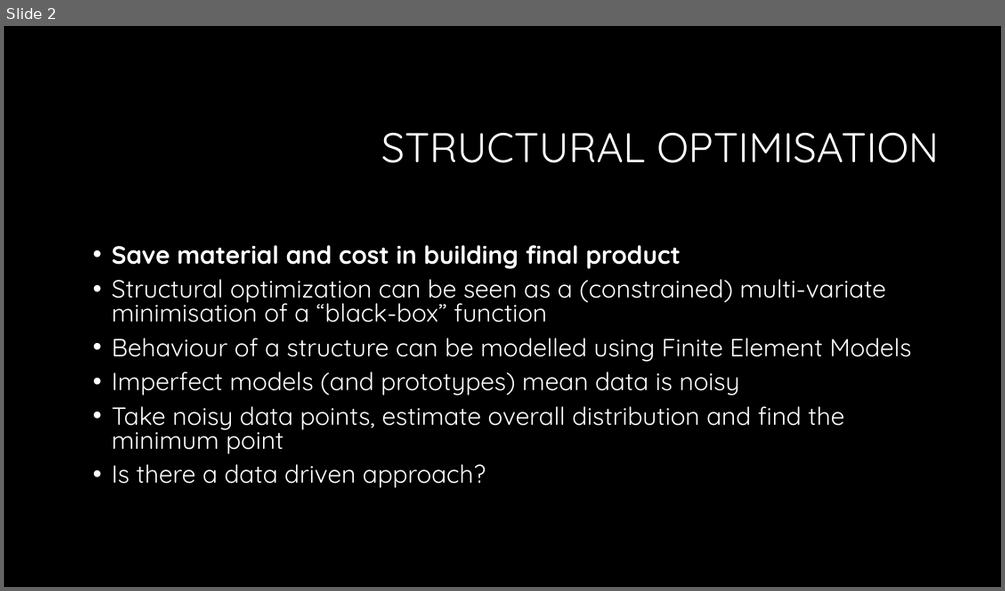
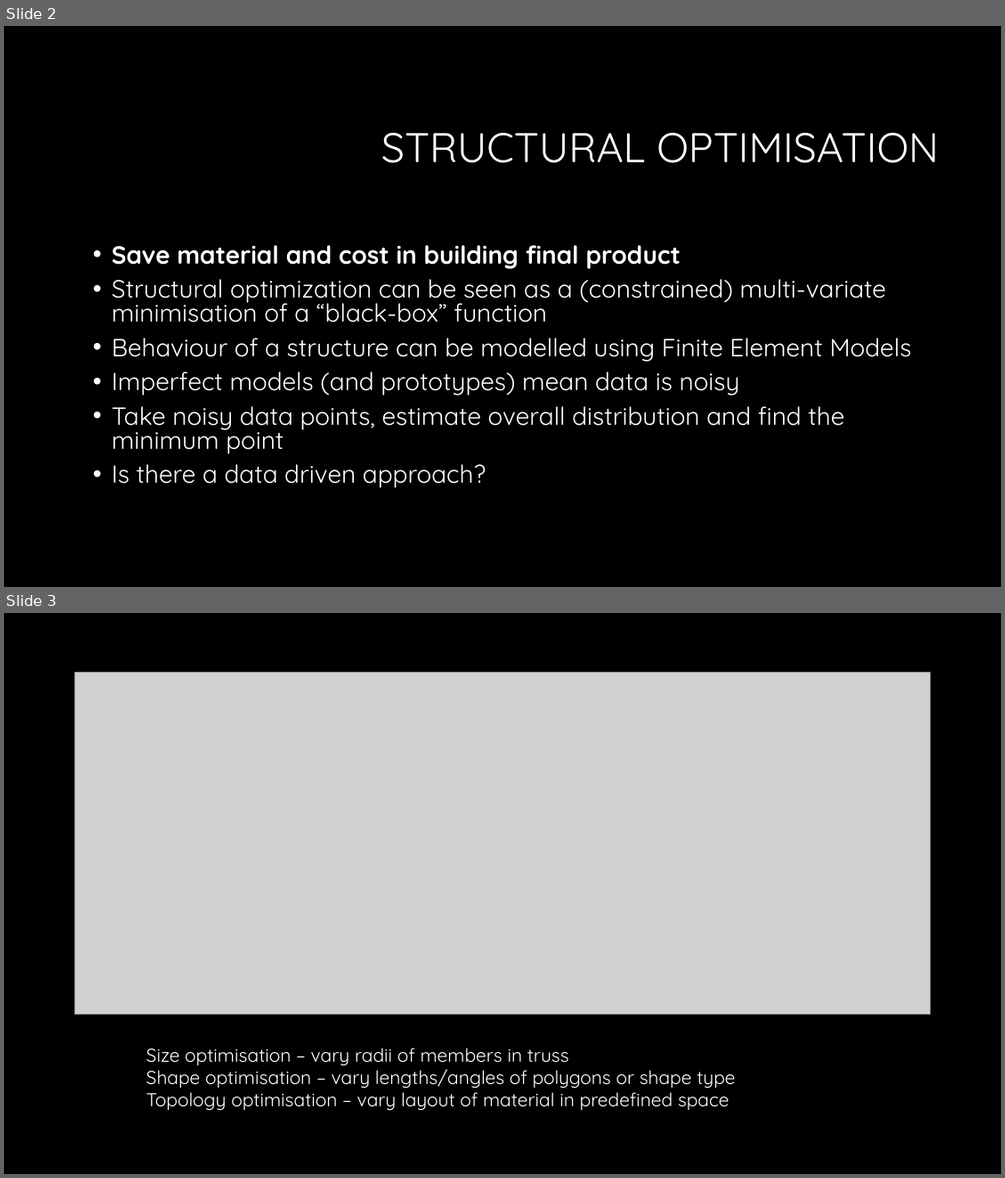
Before and after one commit to zxytan/IIB_Project, a slide deck: Michaelmas Presenation.pptx. Shown one above the other, each under a label of ours: slide 2 before the commit, slides 2 and 3 after it. The pictures are 1005x591 and 1005x1178 pixels, drawn with LibreOffice and Linux fonts; fonts in the diff are those of the drawing; grey boxes stand for pictures; background and template pictures are left out. Boxes give left, top, right and bottom in pixels: in the first picture for what was removed or moved away, otherwise in the second. Text is boxed around its words. In the diff, an @@ line names an element or a change of style, - is before the commit and + after.

```diff
--- a/Michaelmas Presenation.pptx
+++ b/Michaelmas Presenation.pptx
@@ slide 3 added at (x1=4, y1=613, x2=1001, y2=1174), background #000000 @@
@@ picture added at (x1=75, y1=672, x2=930, y2=1013) @@
@@ text added at (x1=146, y1=1047, x2=735, y2=1111), 18 pt, text #FFFFFF @@
+Size optimisation – vary radii of members in truss
+Shape optimisation – vary lengths/angles of polygons or shape type
+Topology optimisation – vary layout of material in predefined space
```
Also in this commit, not shown: 1 other slide added, 1 slide removed, 2 other files.
